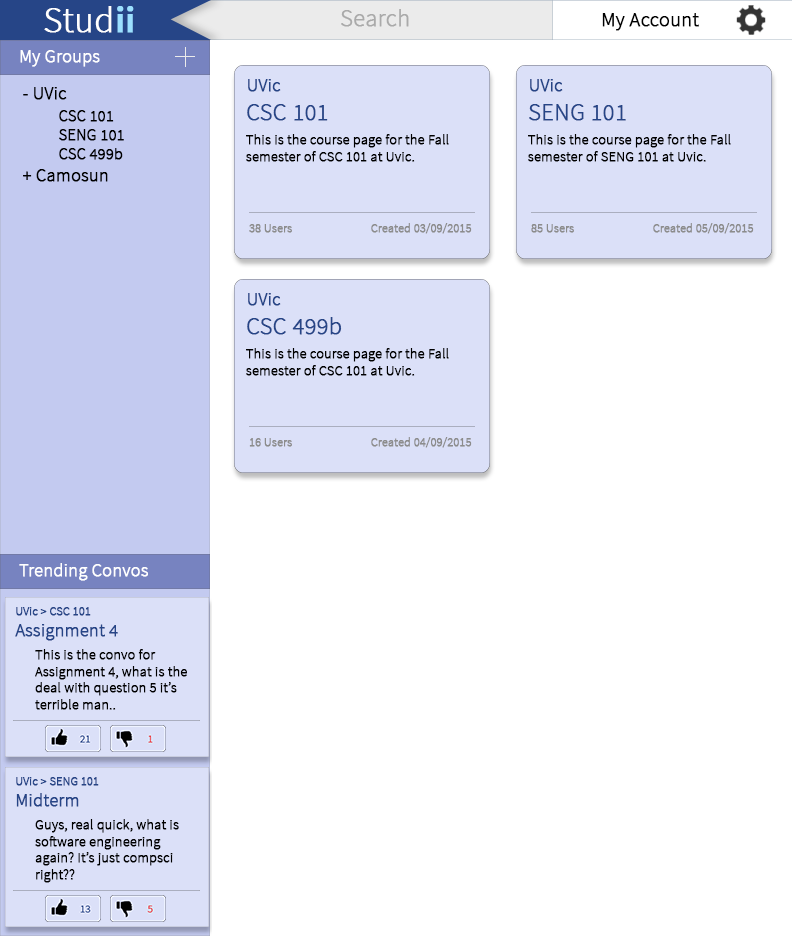
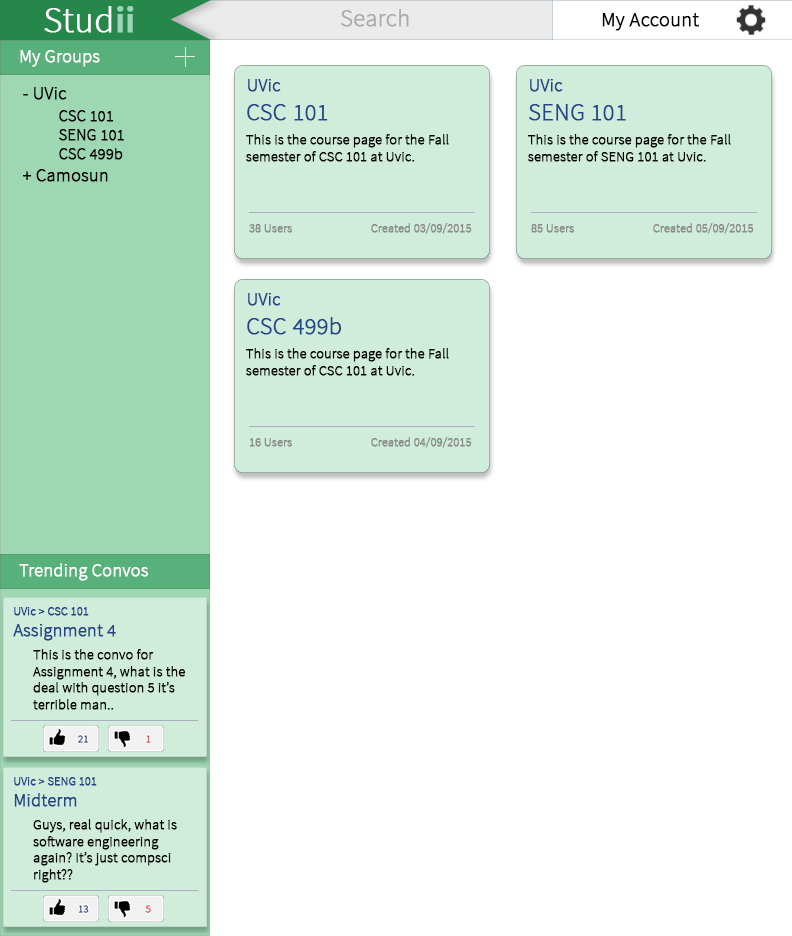
Revision of a layered 792x936 image; what changed, layer by layer:
painted on "TopNav" over (0, 0, 211, 40)
painted on "Left Nav" over (0, 0, 212, 936)
painted on "Course Tile" over (234, 65, 490, 259)
painted on "Course Tile 2" over (516, 65, 772, 259)
painted on "Course Tile 3" over (234, 279, 490, 473)
